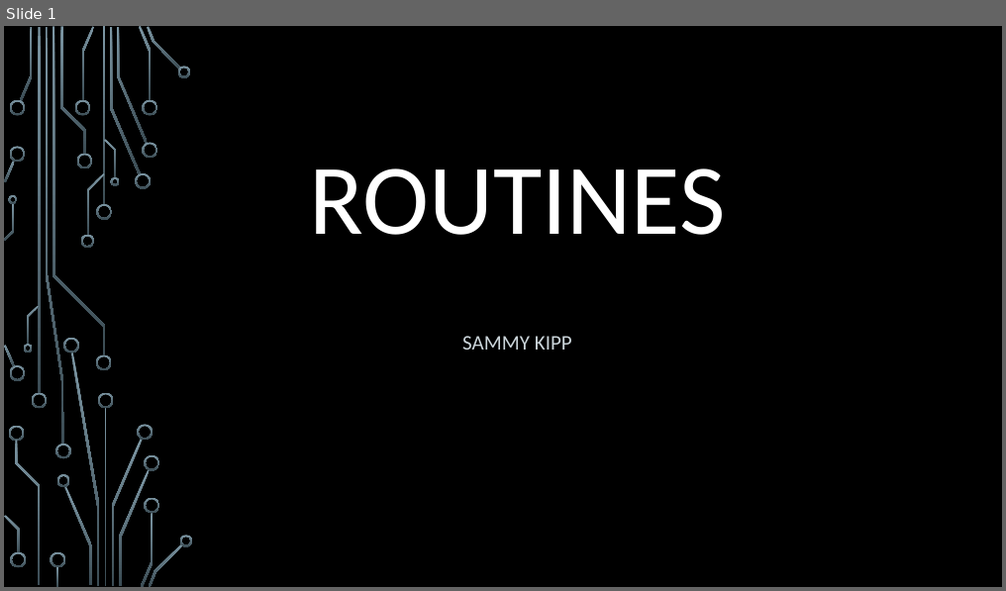
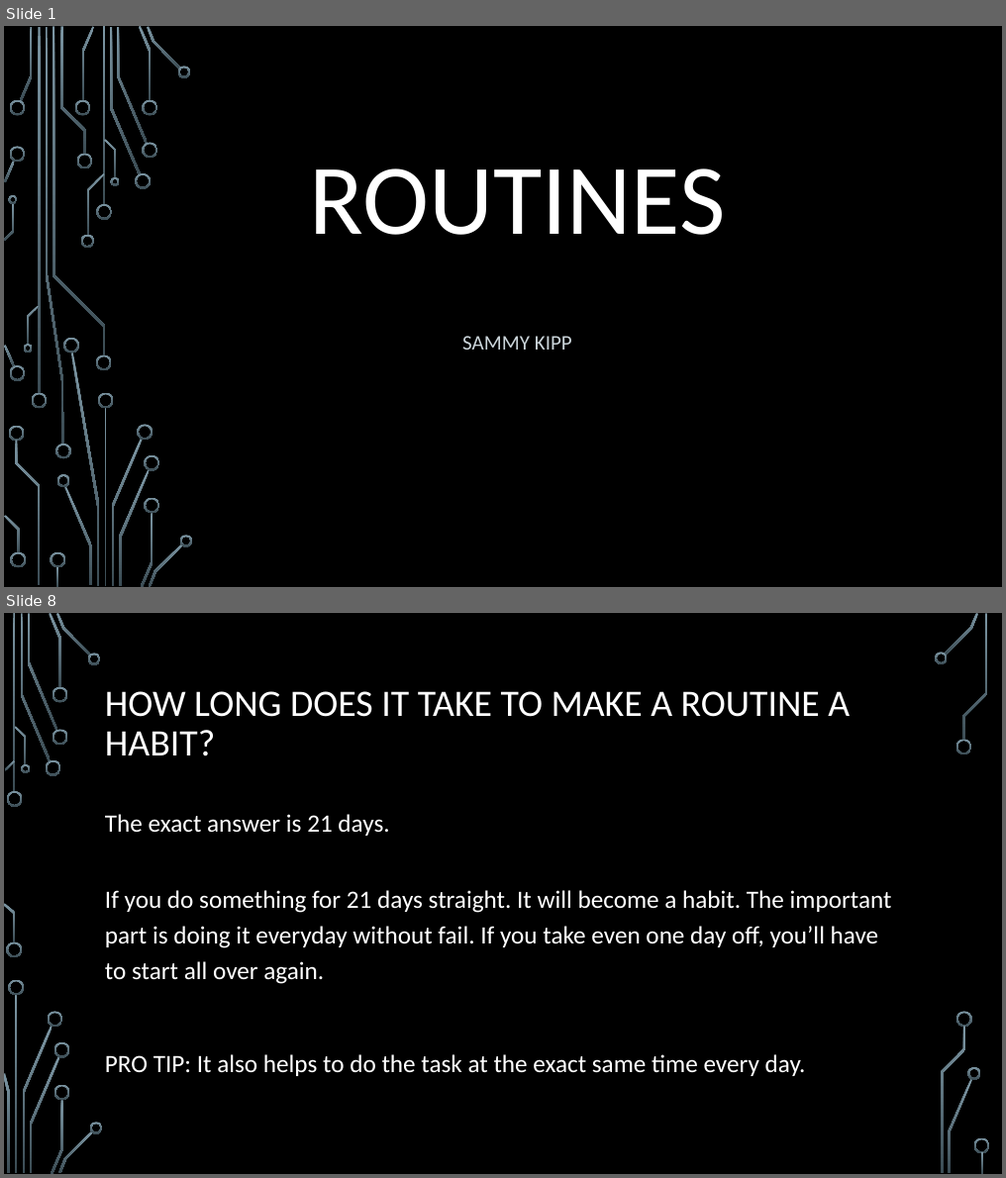
Before and after one commit to csmith1188/docpacs2122, a slide deck: docpac_mar18/Sammy Kipp/PowerPoint for Programming.pptx. Shown one above the other, each under a label of ours: slide 1 before the commit, slides 1 and 8 after it; the slides between them are not shown. The pictures are 1006x591 and 1006x1178 pixels, drawn with LibreOffice and Linux fonts; fonts in the diff are those of the drawing; background and template pictures are left out. Boxes give left, top, right and bottom in pixels: in the first picture for what was removed or moved away, otherwise in the second. Text is boxed around its words. In the diff, an @@ line names an element or a change of style, - is before the commit and + after.

```diff
--- a/docpac_mar18/Sammy Kipp/PowerPoint for Programming.pptx
+++ b/docpac_mar18/Sammy Kipp/PowerPoint for Programming.pptx
@@ slide 8 added at bbox=[4, 613, 1002, 1174], background picture (left out) @@
@@ title added at bbox=[105, 691, 849, 757], 36 pt, text #FFFFFF @@
+HOW LONG DOES IT TAKE TO MAKE A ROUTINE A HABIT?
@@ text added at bbox=[105, 814, 892, 1076], 24 pt, text #FFFFFF @@
+The exact answer is 21 days.
+If you do something for 21 days straight. It will become a habit. The important part is doing it everyday without fail. If you take even one day off, you’ll have to start all over again.
+PRO TIP: It also helps to do the task at the exact same time every day.
@@ group added at bbox=[4, 613, 990, 1174]: 33 freeform shapes, 3 rectangles @@
```
Also in this commit, not shown: 7 slides changed, 6 other slides added, 3 other files.
